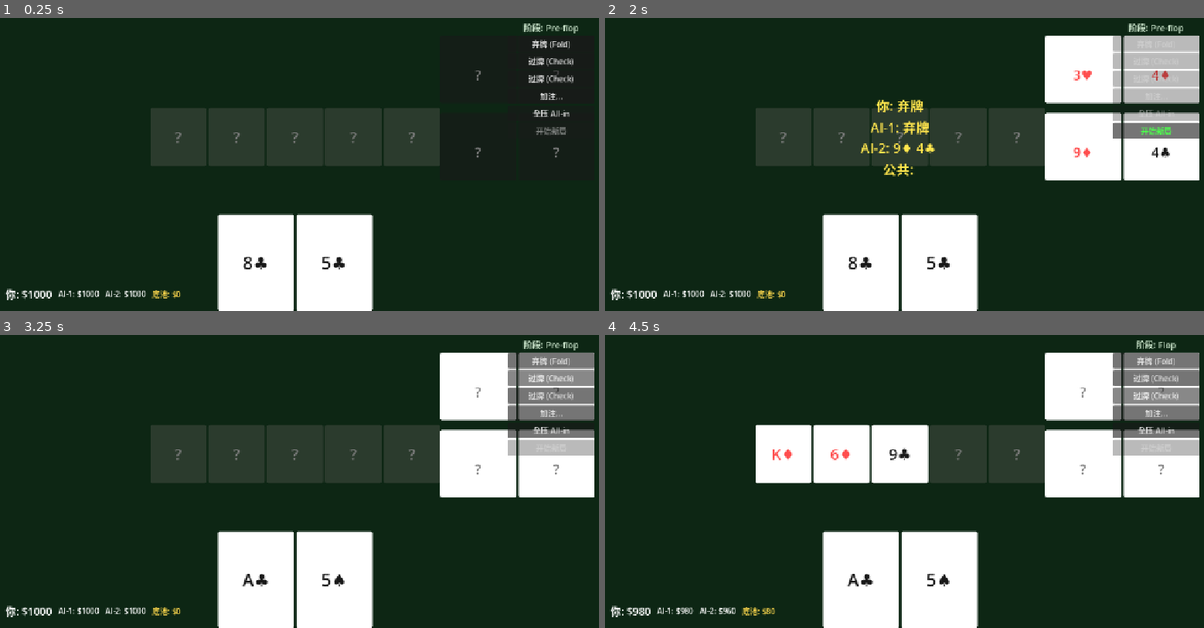
Above: before the commit, frames 1-4 (two rows, left to right).
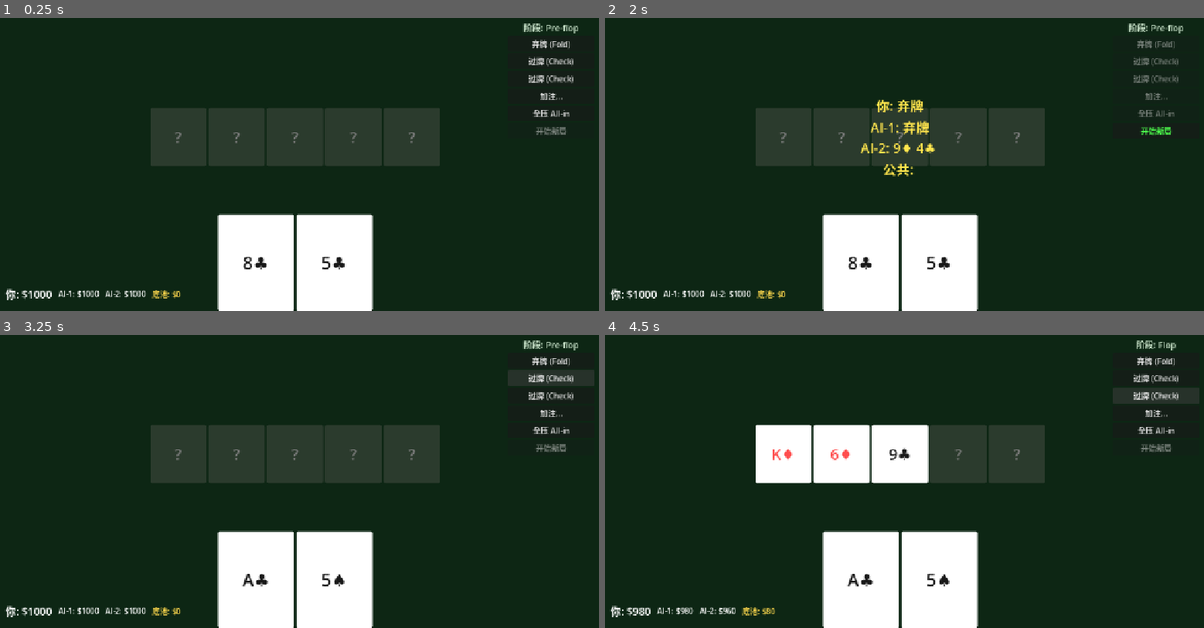
Above: after the commit, the same moments.

Repository: gaoyingxie/texas-holdemp
Game: Godot game, scene res://scenes/main.tscn
Same seed, same stepped clock (60 frames per second), same inputs: the game is played once before the commit and once after it.
Inputs:
- Up to frame 1 (0.25 s): no input
- Up to frame 2 (2 s): click "弃牌 (Fold)" at 0.5 s
- Up to frame 3 (3.25 s): click "开始新局" at 2 s; click "过牌 (Check)" at 2.75 s
- Up to frame 4 (4.5 s): click "跟注 $20" at 3.5 s; click "过牌 (Check)" at 4.25 s

The runs differ from the first frame. In frame 1, less than 0.1% of the frame differs, in the area x 79-94%, y 17-48%; in frame 2, 12%, in the area x 73-100%, y 6-56%; in frame 3, 12%; in frame 4, 12%.

Commit message:
fix: AI手牌移到屏幕顶部两侧，避免与ActionPanel重叠

Diff:
--- a/scenes/main.tscn
+++ b/scenes/main.tscn
@@ -151,9 +151,9 @@
 anchor_left = 1.0
 anchor_right = 1.0
 offset_left = -340.0
-offset_top = 150.0
+offset_top = -300.0
 offset_right = -20.0
-offset_bottom = 290.0
+offset_bottom = -190.0
 grow_horizontal = 0
 alignment = 1
 
@@ -187,13 +187,13 @@
 
 [node name="AI2Hand" type="HBoxContainer" parent="."]
 layout_mode = 2
-anchors_preset = 1
-anchor_left = 1.0
-anchor_right = 1.0
-offset_left = -340.0
-offset_top = 310.0
-offset_right = -20.0
-offset_bottom = 450.0
+anchors_preset = 0
+anchor_left = 0.0
+anchor_right = 0.0
+offset_left = 20.0
+offset_top = -300.0
+offset_right = 340.0
+offset_bottom = -190.0
 grow_horizontal = 0
 alignment = 1
 
